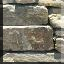
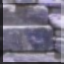
Layers edited between the first and the second 64x64 image:
painted on "Background" over box(0, 0, 64, 64)
